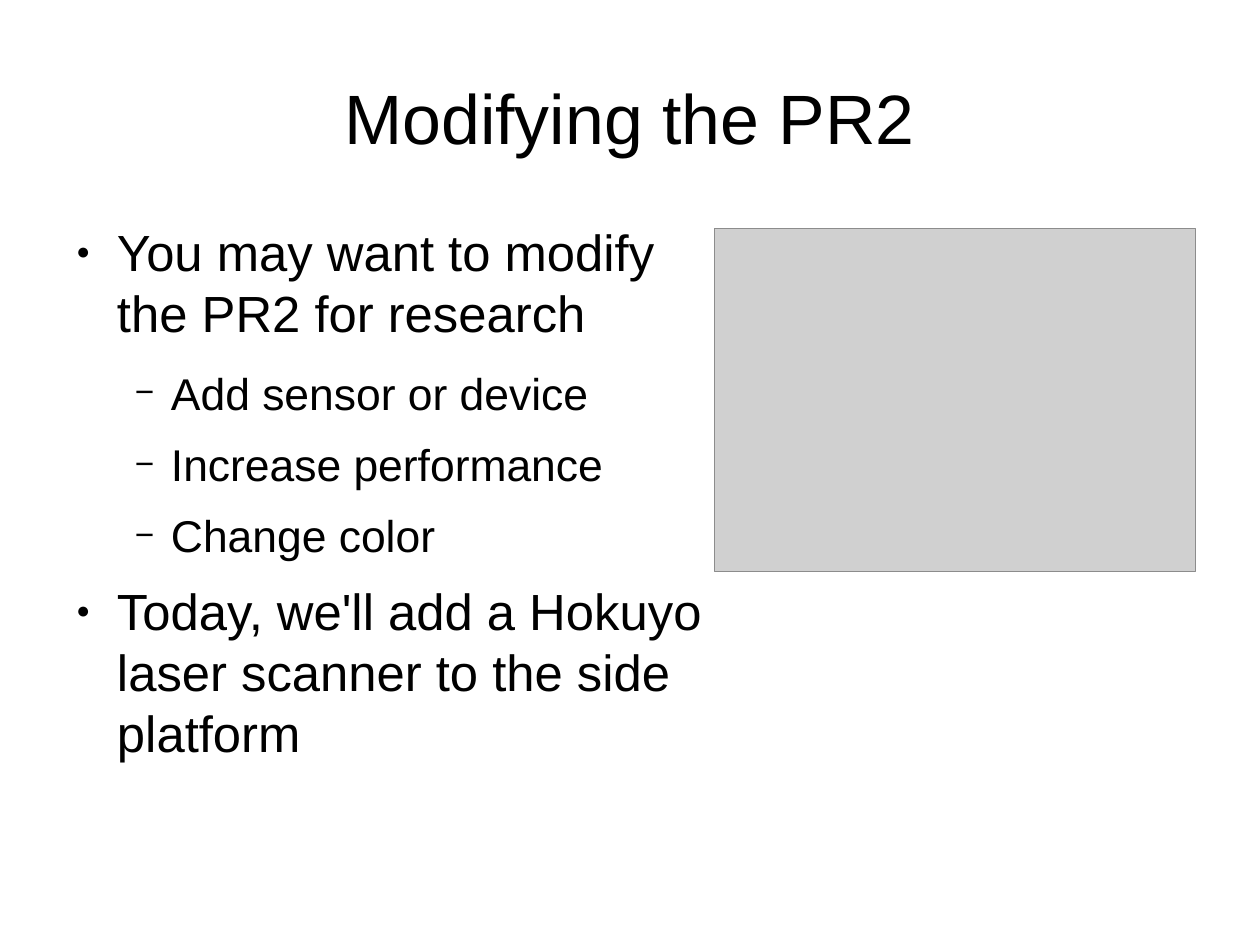
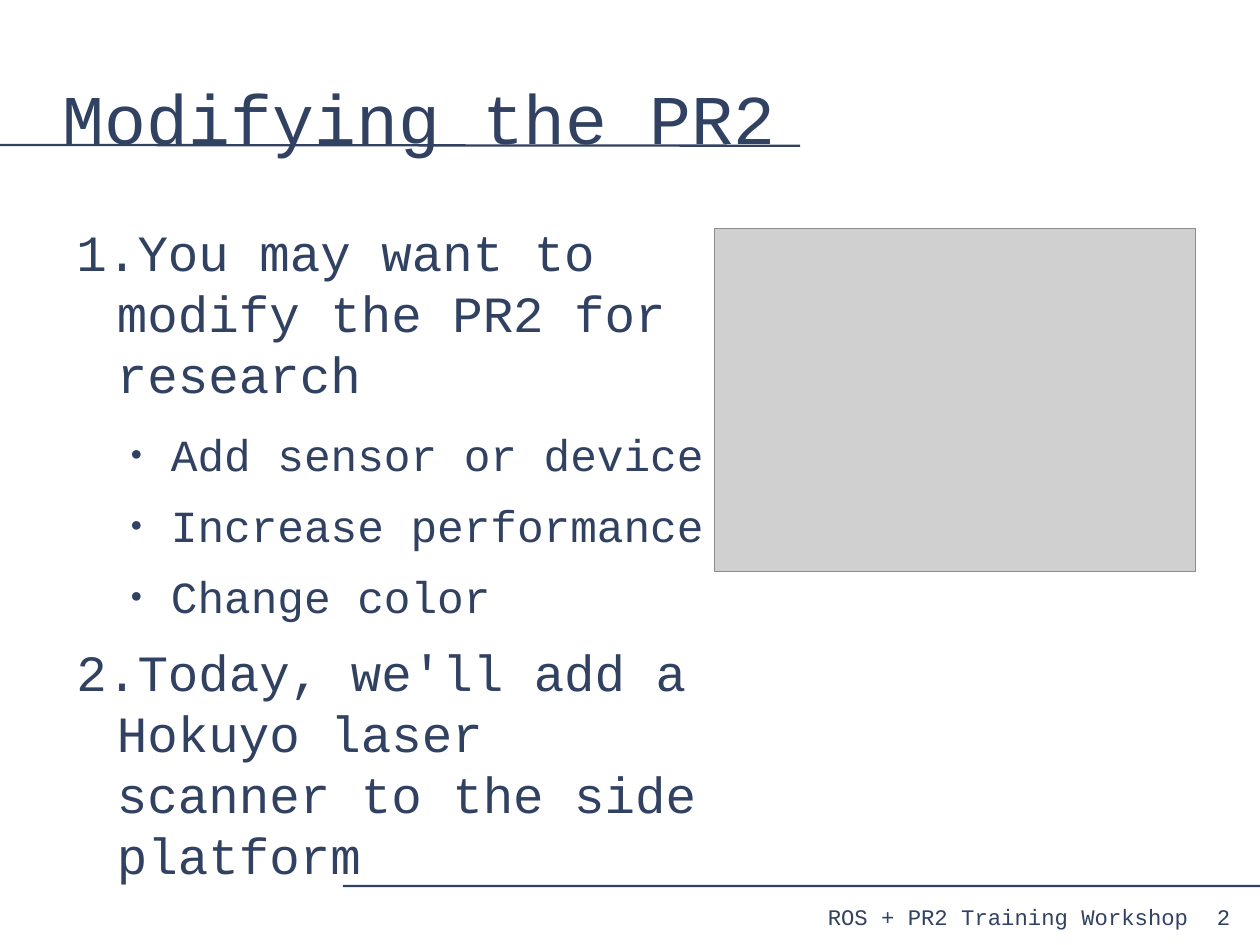
Before and after one commit to PR2/pr2_docs, a slide deck: slide 2 of pr2_training_workshop/modifying_pr2/adding_sensor.odp. Drawn at 1260x945 pixels with LibreOffice and Linux fonts; fonts in the diff are those of the drawing; grey boxes stand for pictures. Boxes give left, top, right and bottom in pixels: in the first picture for what was removed or moved away, otherwise in the second. Text is boxed around its words. In the diff, an @@ line names an element or a change of style, - is before the commit and + after.

```diff
--- a/pr2_training_workshop/modifying_pr2/adding_sensor.odp
+++ b/pr2_training_workshop/modifying_pr2/adding_sensor.odp
@@ title "Modifying the PR2" at (63,93,776,159): font Arial to Courier New, text colour #000000 to #314162; alignment centre to left @@
@@ line added from (0, 145) to (800, 145), #314162 1.45 pt @@
@@ text "You may want to modify ..." at (76,237,704,814): font Arial to Courier New, text colour #000000 to #314162; bullet ● to 1.; bullet colour #000000 to #314162; bullet − to ● @@
@@ line added from (343, 886) to (1260, 886), #314162 1.45 pt @@
@@ text added at (828,909,1188,930), 14 pt, text #314162 @@
+ROS + PR2 Training Workshop
@@ page number added at (1217,910,1230,925), 14 pt, text #314162 @@
+2
```
Also in this commit, not shown: 14 other slides changed.
